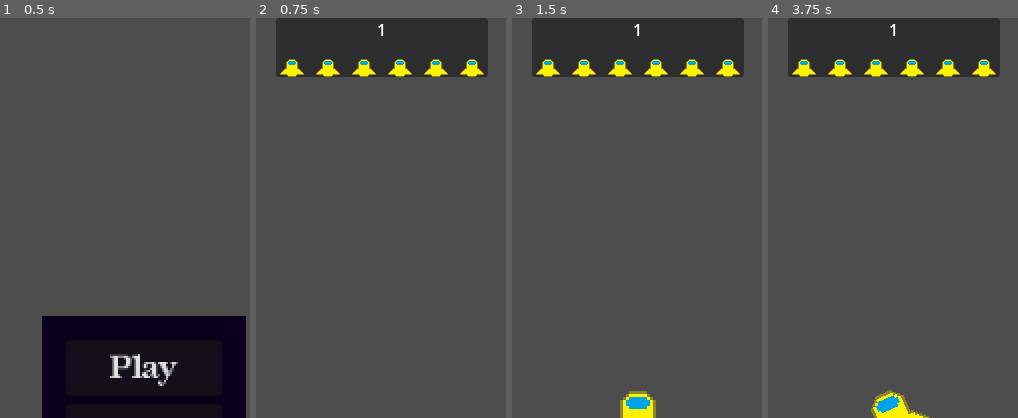
Above: before the commit, frames 1-4 (left to right).
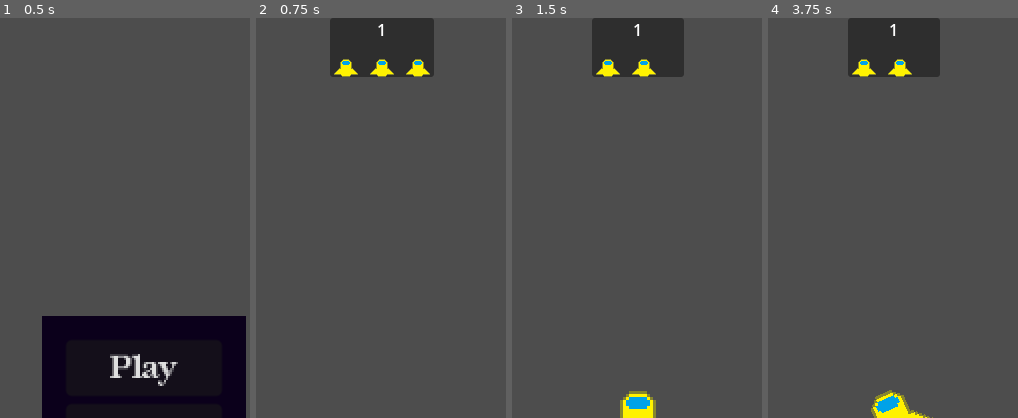
Above: after the commit, the same moments.

Repository: DrAsperitas/space-rocks
Game: Godot game, scene res://Main/Main.tscn
Same seed, same stepped clock (60 frames per second), same inputs: the game is played once before the commit and once after it.
Inputs (mouse positions are % of the whole screen's width and height, from its top left):
- Up to frame 1 (0.5 s): no input
- Up to frame 2 (0.75 s): click "Play" at 0.5 s
- Up to frame 3 (1.5 s): move the mouse to (72, 45) at 1.27 s; tap Space (launch_ship) at 1.35 s
- Up to frame 4 (3.75 s): move the mouse to (30, 55) at 2.02 s; click (30, 55) at 2.1 s; tap Space (launch_ship) at 2.3, 2.85 s; move the mouse to (60, 28) at 2.77 s; move the mouse to (45, 70) at 3.52 s; tap A (rotate_ccw) at 3.6 s
The pictures show only the part of the screen within x 25-75%, y 0-50%; the shares and areas given below are measured in that part.

Frame 1 is identical in both runs. In frame 2, 7.6% of the frame differs, in the area x 8-93%, y 0-15%; in frame 3, 7.9%; in frame 4, 7.9%.

Commit message:
added losing lives, rock spawn, and rock splitting, but pause menu unable to be hidden by pressing buttons once shown through game over
pause menu unable to be hidden by pressing buttons once shown through game over

Diff:
--- a/Code/Main/Main.gd
+++ b/Code/Main/Main.gd
@@ -5,6 +5,7 @@
 const ROCK = preload("res://Rock/Rock.tscn")
 const PLAYER_UI = preload("res://PlayerUI/PlayerUI.tscn")
 
+@onready var pause_menu: PauseMenu = $PauseMenu
 @onready var ufo_timer: Timer = $UFOTimer
 
 var players: Array[PlayerUI]
@@ -23,6 +24,7 @@
 
 func spawn_player():
 	var player = PLAYER_UI.instantiate()
+	player.main = self
 	add_child(player)
 	players.append(player)
 
@@ -43,3 +45,6 @@
 
 func start_new_round():
 	pass
+
+func game_over():
+	pass
--- a/Code/PlayerUI/PlayerUI.gd
+++ b/Code/PlayerUI/PlayerUI.gd
@@ -3,22 +3,25 @@
 
 const LIFE = preload("res://PlayerUI/assets/Life.tscn")
 const SHIP = preload("res://Ship/Ship.tscn")
+const MAIN = preload("res://Main/Main.tscn")
 
 @onready var score_ui: Label = $VBox/ScoreUI
 @onready var lives_ui: HBoxContainer = $VBox/LivesUI
 
+var main: Main
+
 var current_ship: Ship = null
 
 var score = 0
-var lives = 3
+var lives = 0
 
 func _ready() -> void:
 	UpdateScore(1)
 	UpdateLives(3)
 
 func _process(_delta: float) -> void:
-	if Input.is_action_just_pressed("launch_ship"):
-		spawn_ship()
+	spawn_ship()
+	check_game_over()
 
 
 func UpdateScore(delta_score):
@@ -39,10 +42,17 @@
 		var life = LIFE.instantiate()
 		lives_ui.add_child(life)
 
+func check_game_over():
+	if lives <= 0 and current_ship == null:
+		main.pause_menu.show()
+		print("YOU LOSE")
+
 func spawn_ship():
-	if current_ship == null:
-		var ship = SHIP.instantiate()
-		ship.player = self
-		ship.position = get_viewport().size / 2
-		get_parent().add_child(ship)
-		current_ship = ship
+	if Input.is_action_just_pressed("launch_ship"):
+		if current_ship == null:
+			UpdateLives(-1)
+			var ship = SHIP.instantiate()
+			ship.player = self
+			ship.position = get_viewport().size / 2
+			get_parent().add_child(ship)
+			current_ship = ship
--- a/Code/Rock/Rock.gd
+++ b/Code/Rock/Rock.gd
@@ -1,5 +1,7 @@
 extends ScreenWrapper
 class_name Rock
+
+const ROCK = preload("uid://duiesnqf505sd")
 
 @onready var animated_sprite_2d: AnimatedSprite2D = $AnimatedSprite2D
 
@@ -22,6 +24,17 @@
 	rotation_degrees += rotation_speed * delta
 	super._process(delta)
 
+func split():
+	if scale.x > 0.25:
+		for i in 2:
+			var rock: Rock = ROCK.instantiate()
+			rock.position = position
+			rock.scale = scale * 0.5
+			get_parent().add_child.call_deferred(rock)
+
+	queue_free()
+
+
 func on_area_entered(other_area: Area2D):
 	if other_area is Bullet:
 		if other_area.player != null:
@@ -30,4 +43,4 @@
 		queue_free()
 	if other_area is Ship:
 		other_area.destroy_ship()
-		queue_free()
+		split()
--- a/Code/Rock/Rock.tscn
+++ b/Code/Rock/Rock.tscn
@@ -43,6 +43,6 @@
 texture_filter = 1
 scale = Vector2(3, 3)
 sprite_frames = SubResource("SpriteFrames_ejki1")
-frame_progress = 0.7166061
+frame_progress = 0.35508692
 
 [connection signal="area_entered" from="." to="." method="on_area_entered"]
--- a/Code/Ship/Ship.gd
+++ b/Code/Ship/Ship.gd
@@ -24,6 +24,7 @@
 
 func destroy_ship():
 	player.current_ship = null
+	player.check_game_over()
 	queue_free()
 
 
